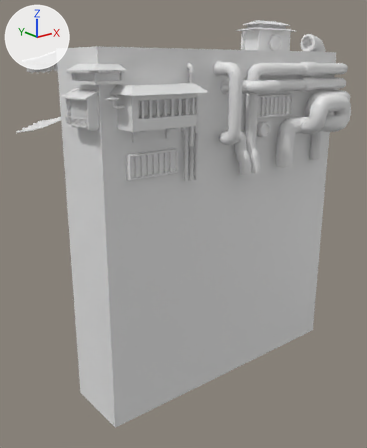
The FBX model Assets/New Background FBX/jiufen_final.FBX, before and after one commit.
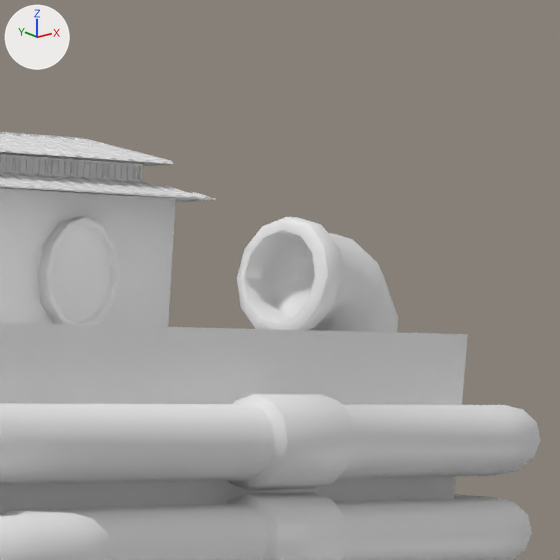
There are two pictures of each version: one whole from a camera (50 mm lens) standing at (-21.75, -24.62, 4.18) and looking at (-1.82, 0.29, -5.78), one close up on the part from 72% to 96% of the width and 0% to 20% of the height. Arrows for +X, +Y and +Z are at upper left; the lights stay in place. Materials are left out; every surface is plain grey. Where no turn or scale is listed for an object, it has been applied to the vertices. Vertices at the same position are counted once.

Names of what the first close-up shows: ' Jiufen'.
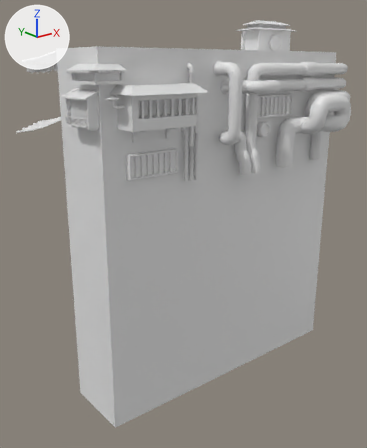
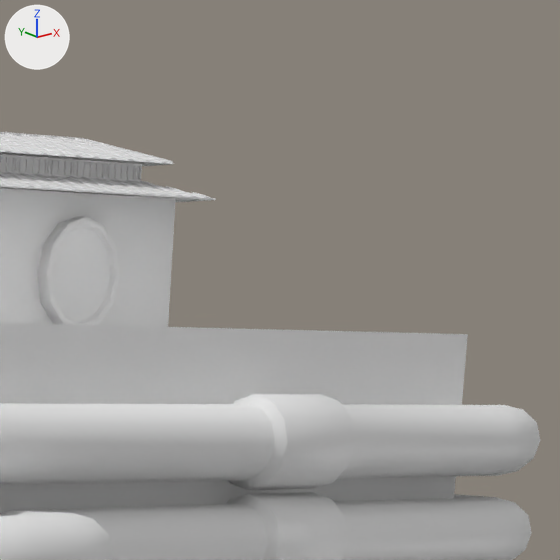
Where the change shows, as pixel boxes [x1, y1, x2, y2] in the close-ups (560 x 560 px):
part 1 of me_mesh, deleted
    before: [237, 217, 398, 332]

What the commit changed:
me_mesh is used by ob_jiufen; location (0.0, 0.0, 0.0).
me_mesh had 24113 vertices, 37492 faces and spanned x -12.0..11.2, y -6.4..6.3, z -14.8..7.3.
me_mesh now has 23956 vertices, 37168 faces and spans x -12.0..11.2, y -6.4..6.3, z -14.8..7.3.
Part 1, on me_mesh:
157 vertices are removed from x 9.2..11.1, y -0.6..0.6, z 4.9..6.3.
324 faces are deleted.
